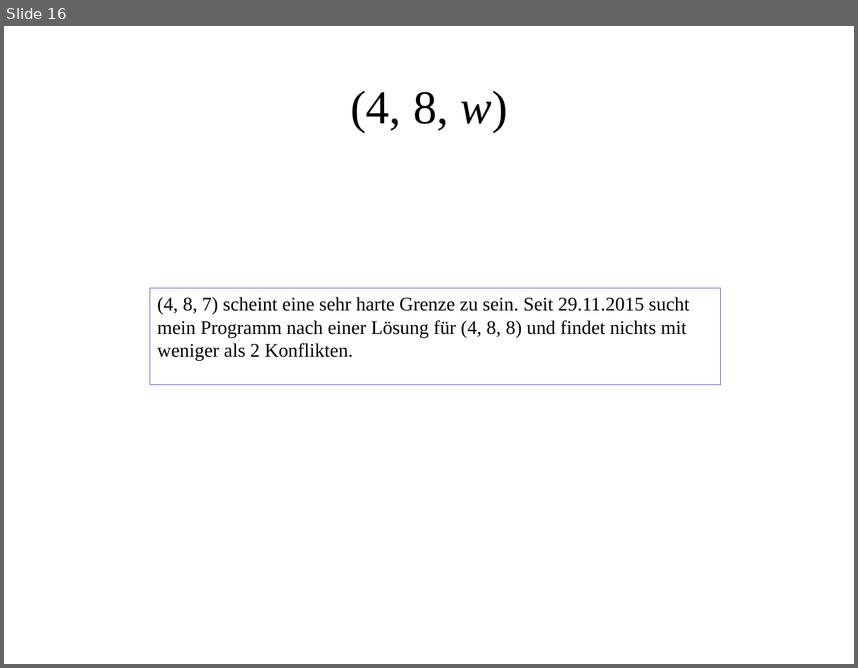
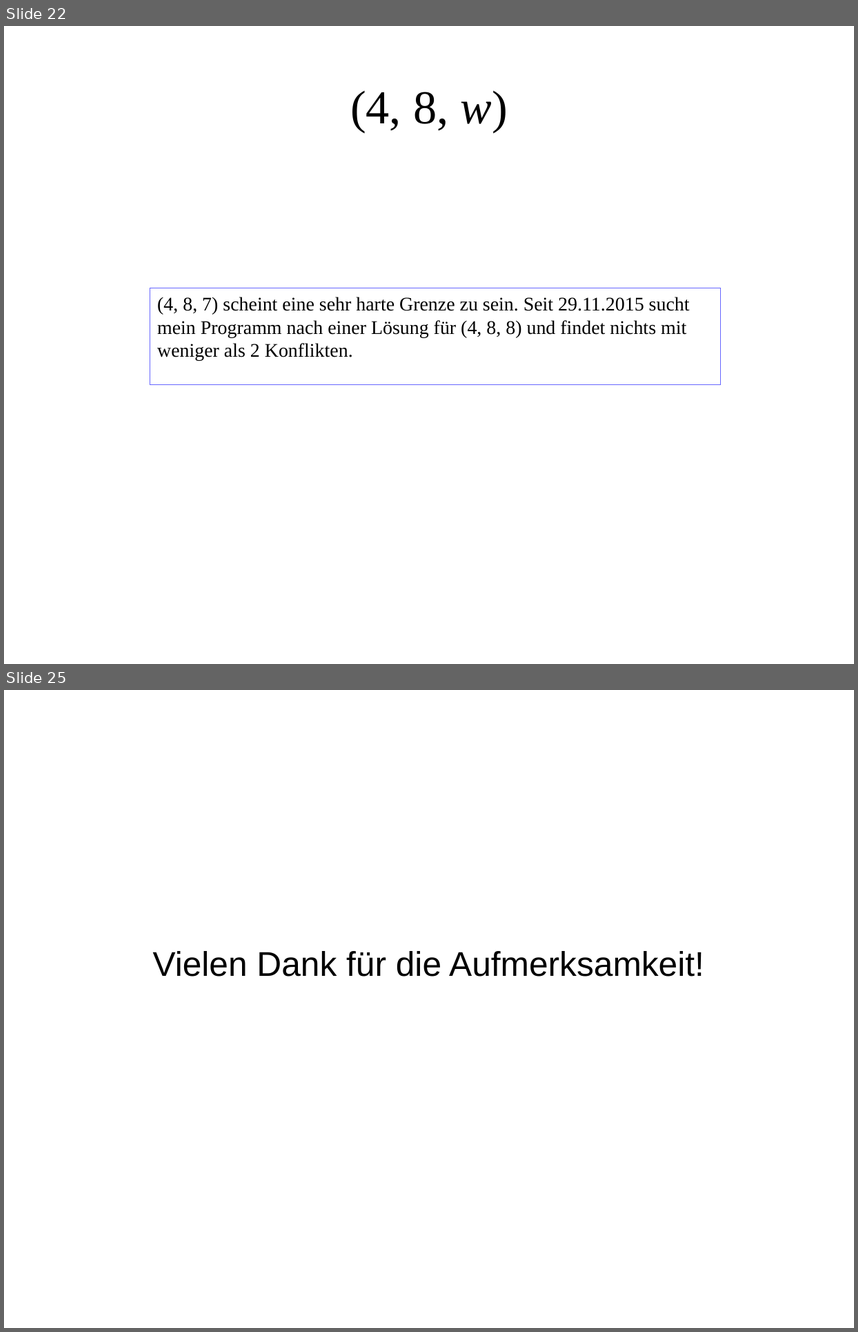
Before and after one commit to RincewindWizzard/social-golfers, a slide deck: presentation/DennisLindemannSocialGolferProblem.odp. Shown one above the other, each under a label of ours: slide 16 before the commit, slides 22 and 25 after it; the slides between them are not shown. The pictures are 858x668 and 858x1332 pixels, drawn with LibreOffice and Linux fonts; fonts in the diff are those of the drawing. Boxes give left, top, right and bottom in pixels: in the first picture for what was removed or moved away, otherwise in the second. Text is boxed around its words. In the diff, an @@ line names an element or a change of style, - is before the commit and + after.

```diff
--- a/presentation/DennisLindemannSocialGolferProblem.odp
+++ b/presentation/DennisLindemannSocialGolferProblem.odp
@@ slide 25 added at <box>4,690,854,1328</box>, background #FFFFFF @@
@@ subtitle added at <box>153,951,704,976</box>, 32 pt, text #000000 @@
+Vielen Dank für die Aufmerksamkeit!
@@ what was slide 16 is now slide 22 @@
```
Also in this commit, not shown: 5 slides changed, 10 other slides added, 5 slides removed, 1 other file.
